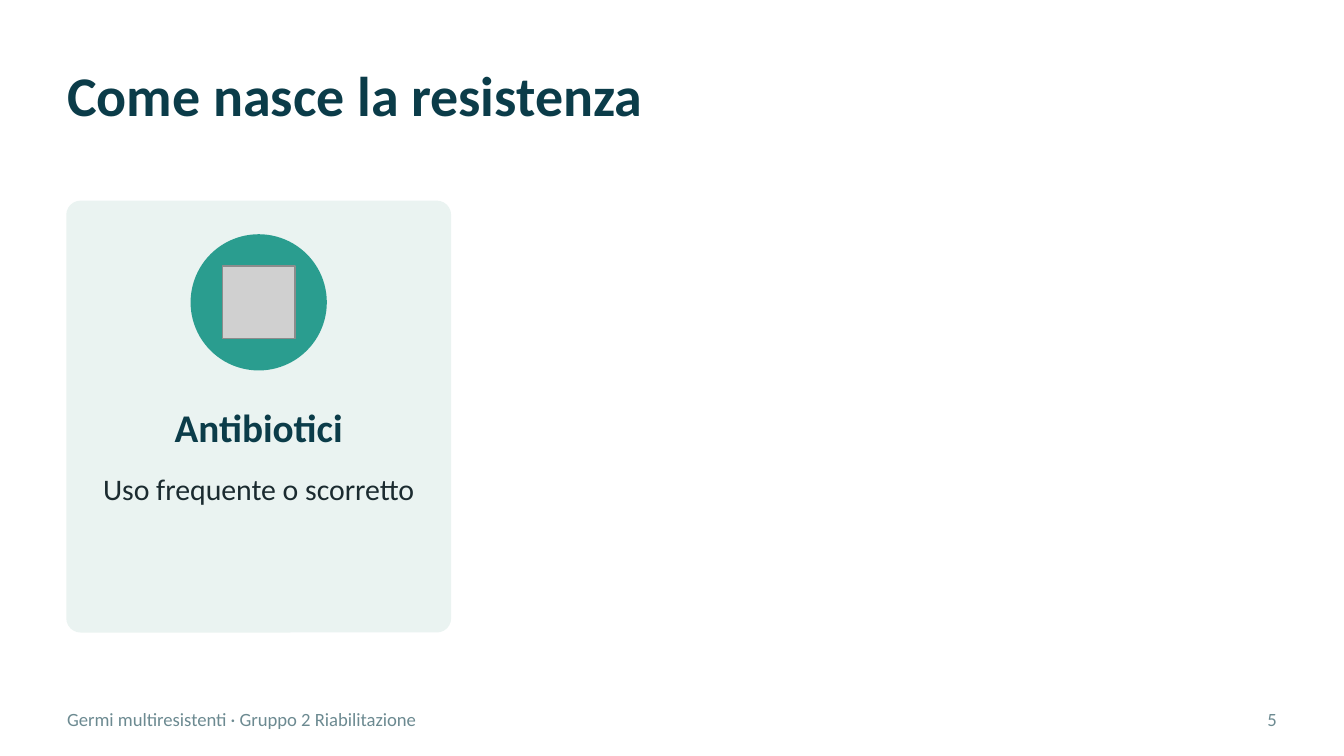
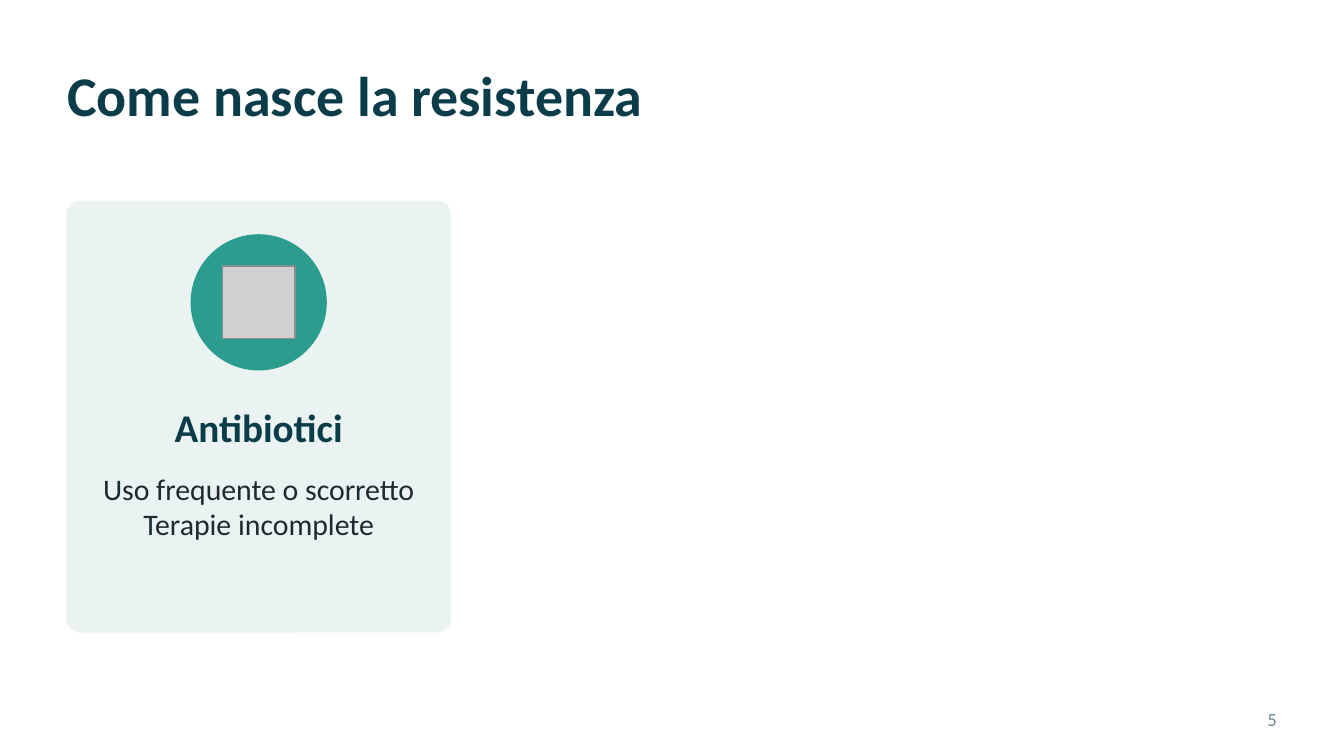
Before and after one commit to theRealCB/04_SSPSS, a slide deck: slide 5 of Situazioni di cura/Multiresistenze/Multiresistenze_Gruppo2_v6.pptx. Drawn at 1344x756 pixels with LibreOffice and Linux fonts; fonts in the diff are those of the drawing; grey boxes stand for pictures. Boxes give left, top, right and bottom in pixels: in the first picture for what was removed or moved away, otherwise in the second. Text is boxed around its words. In the diff, an @@ line names an element or a change of style, - is before the commit and + after.

```diff
--- a/Situazioni di cura/Multiresistenze/Multiresistenze_Gruppo2_v6.pptx
+++ b/Situazioni di cura/Multiresistenze/Multiresistenze_Gruppo2_v6.pptx
@@ text at [143,514,374,540]: paragraph added @@
+Terapie incomplete
@@ text removed at [67,713,416,729] @@
-Germi multiresistenti · Gruppo 2 Riabilitazione
```
Also in this commit, not shown: 79 other slides changed, 1 slide added, 1 slide removed, 3 other files.
